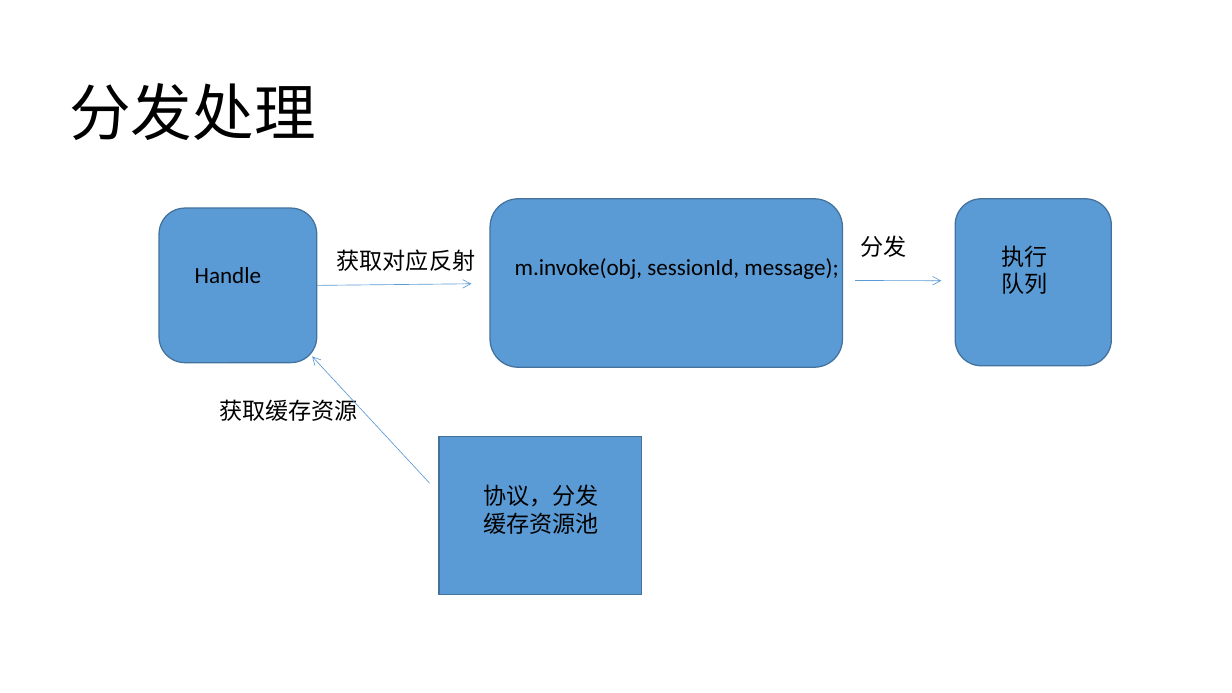
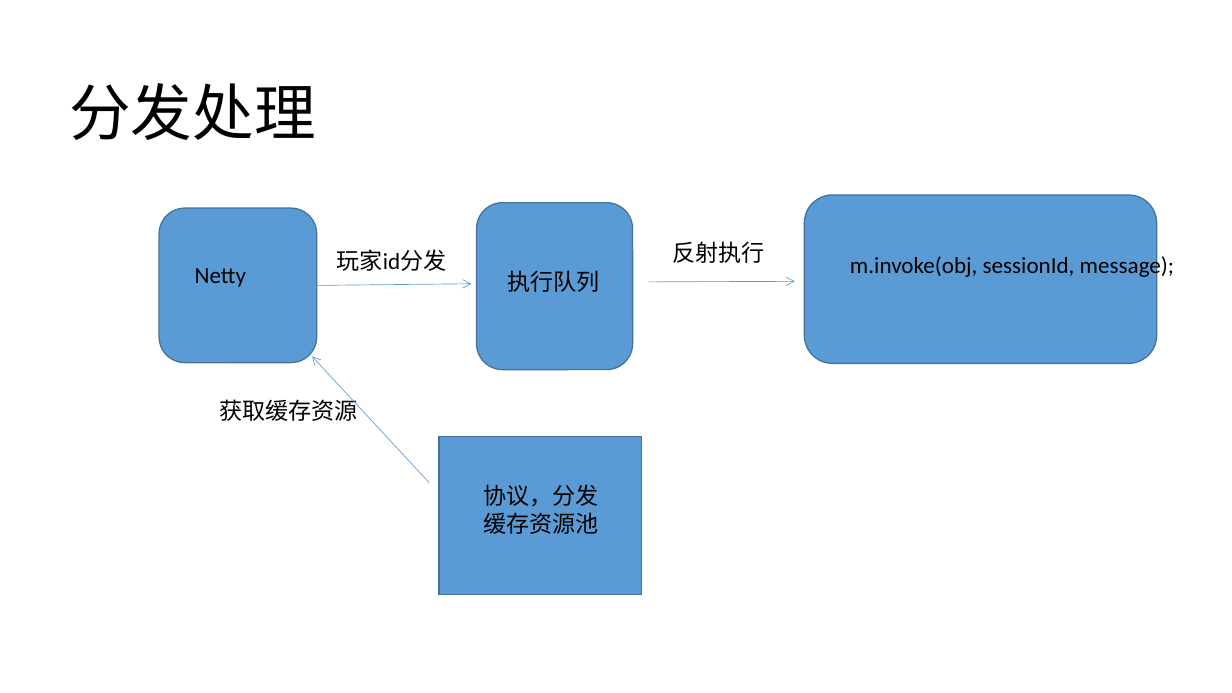
Before and after one commit to Xuwudong/tank, a slide deck: slide 8 of src/resources/坦克大战总结.pptx. Drawn at 1232x693 pixels with LibreOffice and Linux fonts; fonts in the diff are those of the drawing. Boxes give left, top, right and bottom in pixels: in the first picture for what was removed or moved away, otherwise in the second. Text is boxed around its words. In the diff, an @@ line names an element or a change of style, - is before the commit and + after.

```diff
--- a/src/resources/坦克大战总结.pptx
+++ b/src/resources/坦克大战总结.pptx
@@ rounded rectangle: place and size @@
-rounded rectangle at <box>956,199,1112,366</box>
+rounded rectangle at <box>477,202,633,370</box>
@@ rounded rectangle: place and size @@
-rounded rectangle at <box>490,199,842,367</box>
+rounded rectangle at <box>805,195,1157,363</box>
@@ text at <box>195,268,246,287</box>: text changed @@
-Handle
+Netty
@@ text at <box>337,249,447,271</box>: text changed @@
-获取对应反射
+玩家id分发
@@ text "执行队列" rewrapped from <box>1001,245,1047,294</box> to <box>507,270,599,292</box> @@
@@ text at <box>673,241,765,263</box>: text changed @@
-分发
+反射执行
@@ text "m.invoke(obj, sessionId, message);" rewrapped from <box>515,258,838,279</box> to <box>850,253,1174,279</box> @@
@@ arrow moved from (855, 281) - (942, 281) to (649, 282) - (795, 282) @@
```
Also in this commit, not shown: 3 other slides changed.
